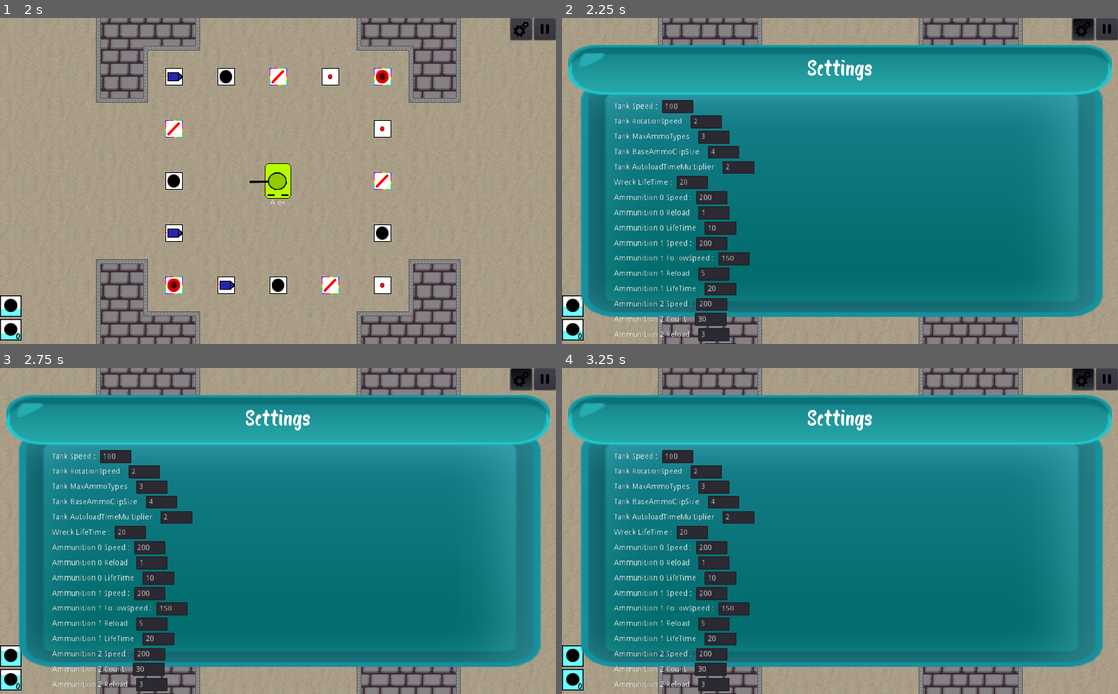
Above: before the commit, frames 1-4 (two rows, left to right).
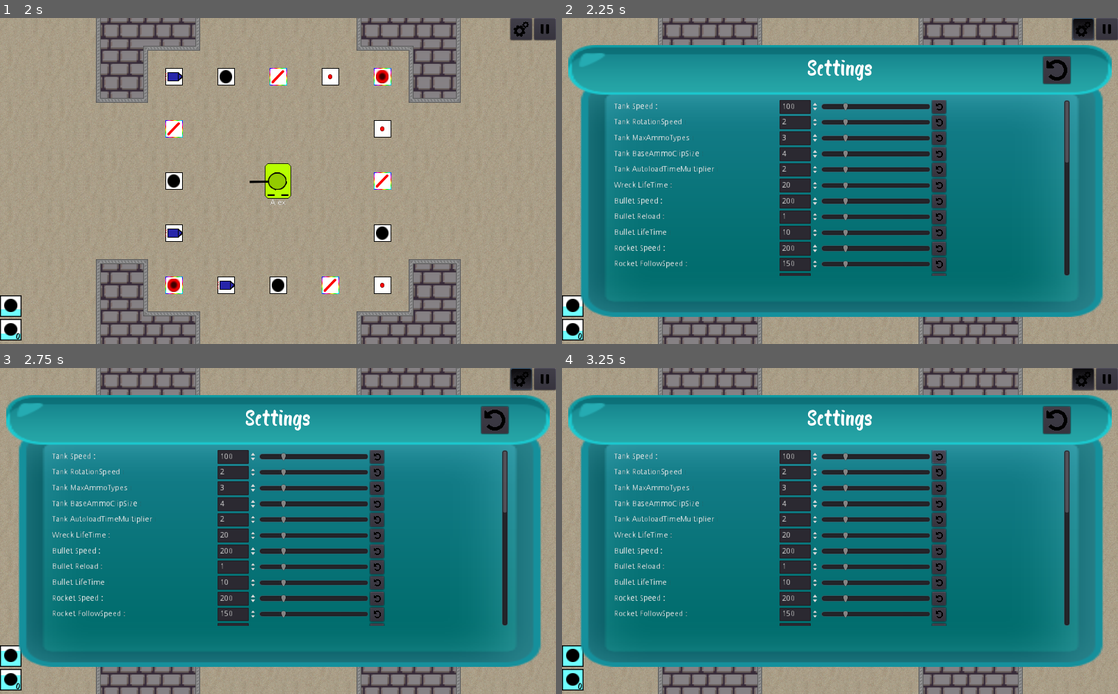
Above: after the commit, the same moments.

Repository: mm-102/godot_tanks
Game: Godot game, scene res://GameModeMaster.tscn
Same seed, same stepped clock (60 frames per second), same inputs: the game is played once before the commit and once after it.
Inputs (mouse positions are in pixels of both pictures, inside the frame that each line leads up to):
- Up to frame 1 (2 s): click (294, 154) at 0.52 s; type "Alex" at 0.6 s; click "Single" at 1.25 s
- Up to frame 2 (2.25 s): click (1084, 27) at 2 s
- Up to frame 3 (2.75 s): no input
- Up to frame 4 (3.25 s): click (940, 456) at 2.77 s

Frame 1 is identical in both runs. In frame 2, 14% of the frame differs, in the area x 9-92%, y 11-100%; in frame 3, 14%; in frame 4, 14%, in the area x 9-96%, y 0-100%.

Commit message:
Improve singleplayer settings:  - add scrolling to settings window  - change input type to numeric only  - add sliders  - add reset buttons

Diff:
--- a/Global/Ammunition.gd
+++ b/Global/Ammunition.gd
@@ -46,3 +46,9 @@
 
 static func get_box_texture(name):
 	return _ammo_box_texture[name]
+
+static func get_string_from_type(type):
+	return TYPES.keys()[type]\
+		.to_lower()\
+		.replace("_", " ")\
+		.capitalize()
--- a/Player/Player_GUI/SettingsWindow.gd
+++ b/Player/Player_GUI/SettingsWindow.gd
@@ -3,7 +3,7 @@
 const upgrade_tscn = preload("res://Singleplayer/GUI/Upgrade.tscn")
 
 onready var master_n = get_node(Dir.MASTER)
-onready var upgrade_container = $UpgradeContainer
+onready var upgrade_container = $"%UpgradeContainer"
 
 func _ready():
 	load_upgrades()
@@ -13,11 +13,18 @@
 	for upgrade_path in all_upgrades:
 		var upgrade_inst = upgrade_tscn.instance()
 		var value = get_value_asterix(upgrade_path)
-		upgrade_inst.connect("text_entered", self, "_on_text_entered")
+		upgrade_inst.connect("value_entered", self, "_on_value_entered")
 		upgrade_inst.setup(upgrade_path, value)
 		upgrade_container.add_child(upgrade_inst)
 
-func get_value_asterix(upgrade_path):
+func reset_upgrades_values():
+	var all_upgrades = GameSettings.DEFAULT
+	var i = 0 # gdscript doesn't have enumerate :(
+	for value in all_upgrades.values():
+		upgrade_container.get_child(i).set_value(value)
+		i += 1
+
+func get_value_asterix(upgrade_path : Array):
 	var last_path_pice = upgrade_path.pop_back()
 	var temp_dict = GameSettings.Dynamic
 	for path_pice in upgrade_path:
@@ -32,10 +39,10 @@
 		get_tree().paused = button_pressed
 	set_visible(button_pressed)
 
-func _on_text_entered(path, new_value):
+func _on_value_entered(path : Array, new_value):
 	var last_path_pice = path.pop_back()
 	var temp_dict = GameSettings.Dynamic
 	for pice in path:
 		temp_dict = temp_dict[pice]
 	path.append(last_path_pice)
-	temp_dict[last_path_pice] = int(new_value)
+	temp_dict[last_path_pice] = float(new_value)
--- a/Singleplayer/GUI/Upgrade.gd
+++ b/Singleplayer/GUI/Upgrade.gd
@@ -1,16 +1,31 @@
 extends HBoxContainer
-signal text_entered(path, new_text)
+signal value_entered(path, new_value)
 var upgrade_path
 
-func setup(_upgrade_path, value = null):
+func setup(_upgrade_path : Array, value = 0):
 	upgrade_path = _upgrade_path
 	var upgrade_name = ""
-	for name_pice in _upgrade_path:
+	var i = 0
+	if upgrade_path[0] == "Ammunition":
+		i = 2
+		upgrade_name += Ammunition.get_string_from_type(int(_upgrade_path[1])) + " "
+	for name_pice in _upgrade_path.slice(i, _upgrade_path.size() - 1):
 		upgrade_name += str(name_pice) + " "
 	upgrade_name += ": "
 	$Name.text = upgrade_name
-	$Value.text = str(value)
+	set_value(value)
+
+func set_value(value = 0):
+	$Slider.value = value
+	$Slider.max_value = value * 5
+	$Value.value = value
 
 
-func _on_Value_text_entered(new_text):
-	emit_signal("text_entered", upgrade_path, new_text)
+func _on_value_change(new_value):
+	emit_signal("value_entered", upgrade_path, new_value)
+
+func _on_Slider_value_changed(value):
+	$Value.value = value
+
+func _on_ResetButton_pressed():
+	set_value(GameSettings.DEFAULT[upgrade_path])
--- a/Singleplayer/GUI/Upgrade.tscn
+++ b/Singleplayer/GUI/Upgrade.tscn
@@ -1,21 +1,47 @@
-[gd_scene load_steps=2 format=2]
+[gd_scene load_steps=3 format=2]
 
 [ext_resource path="res://Singleplayer/GUI/Upgrade.gd" type="Script" id=1]
+[ext_resource path="res://textures/PlayerGUI/undo_arrow.png" type="Texture" id=2]
 
 [node name="Upgrade" type="HBoxContainer"]
 anchor_right = 1.0
 script = ExtResource( 1 )
 
 [node name="Name" type="Label" parent="."]
-margin_top = 5.0
-margin_right = 46.0
-margin_bottom = 19.0
+margin_right = 300.0
+margin_bottom = 25.0
+rect_min_size = Vector2( 300, 25 )
 text = "Name: "
+valign = 1
 
-[node name="Value" type="LineEdit" parent="."]
-margin_left = 50.0
-margin_right = 108.0
-margin_bottom = 24.0
-text = "Value"
+[node name="Value" type="SpinBox" parent="."]
+margin_left = 304.0
+margin_right = 378.0
+margin_bottom = 25.0
+rect_min_size = Vector2( 0, 25 )
+size_flags_horizontal = 8
+max_value = 1000.0
+step = 0.1
+allow_greater = true
+allow_lesser = true
 
-[connection signal="text_entered" from="Value" to="." method="_on_Value_text_entered"]
+[node name="Slider" type="HSlider" parent="."]
+margin_left = 382.0
+margin_right = 582.0
+margin_bottom = 25.0
+rect_min_size = Vector2( 200, 25 )
+step = 0.1
+allow_greater = true
+allow_lesser = true
+
+[node name="ResetButton" type="Button" parent="."]
+margin_left = 586.0
+margin_right = 611.0
+margin_bottom = 25.0
+rect_min_size = Vector2( 25, 25 )
+icon = ExtResource( 2 )
+expand_icon = true
+
+[connection signal="value_changed" from="Value" to="." method="_on_value_change"]
+[connection signal="value_changed" from="Slider" to="." method="_on_Slider_value_changed"]
+[connection signal="pressed" from="ResetButton" to="." method="_on_ResetButton_pressed"]
--- a/Singleplayer/Main.tscn
+++ b/Singleplayer/Main.tscn
@@ -16,6 +16,7 @@
 [ext_resource path="res://Player/Player_GUI/Pause2.gd" type="Script" id=14]
 [ext_resource path="res://Player/Player_GUI/TopRightButtons.gd" type="Script" id=15]
 [ext_resource path="res://Player/Player_GUI/SettingsWindow.gd" type="Script" id=16]
+[ext_resource path="res://textures/PlayerGUI/undo_arrow.png" type="Texture" id=17]
 
 [sub_resource type="TileSet" id=2]
 0/name = "ammo_box.png 0"
@@ -89,6 +90,7 @@
 custom_styles/panel = SubResource( 1 )
 
 [node name="Ammunition" parent="GUILayer/GUI" instance=ExtResource( 1 )]
+margin_top = 510.0
 mouse_filter = 2
 
 [node name="TopRightButtons" type="HBoxContainer" parent="GUILayer/GUI"]
@@ -177,11 +179,24 @@
 align = 1
 valign = 1
 
-[node name="UpgradeContainer" type="VBoxContainer" parent="GUILayer/GUI/SettingsWindow"]
+[node name="UpgradeScroll" type="ScrollContainer" parent="GUILayer/GUI/SettingsWindow"]
 margin_left = 84.0
 margin_top = 101.0
-margin_right = 508.0
+margin_right = 924.0
 margin_bottom = 425.0
+scroll_horizontal_enabled = false
+
+[node name="UpgradeContainer" type="VBoxContainer" parent="GUILayer/GUI/SettingsWindow/UpgradeScroll"]
+unique_name_in_owner = true
+
+[node name="ResetButton" type="Button" parent="GUILayer/GUI/SettingsWindow"]
+margin_left = 874.0
+margin_top = 21.0
+margin_right = 924.0
+margin_bottom = 71.0
+rect_min_size = Vector2( 50, 50 )
+icon = ExtResource( 17 )
+expand_icon = true
 
 [node name="Background" parent="." instance=ExtResource( 3 )]
 
@@ -190,3 +205,4 @@
 [connection signal="toggled" from="GUILayer/GUI/TopRightButtons/PauseButton" to="GUILayer/GUI/TopRightButtons" method="_on_button_toggled" binds= [ "PauseButton" ]]
 [connection signal="toggled" from="GUILayer/GUI/TopRightButtons/PauseButton" to="GUILayer/GUI/PauseWindow" method="_on_PauseButton_toggled"]
 [connection signal="pressed" from="GUILayer/GUI/PauseWindow/ExitToMenuButton" to="GUILayer/GUI/PauseWindow" method="_on_ExitToMenuButton_pressed"]
+[connection signal="pressed" from="GUILayer/GUI/SettingsWindow/ResetButton" to="GUILayer/GUI/SettingsWindow" method="reset_upgrades_values"]
Not shown: 1 places in Singleplayer/Main.tscn that only renumber resources
Binary file added: textures/PlayerGUI/undo_arrow.png
Not shown, added: textures/PlayerGUI/undo_arrow.png.import
